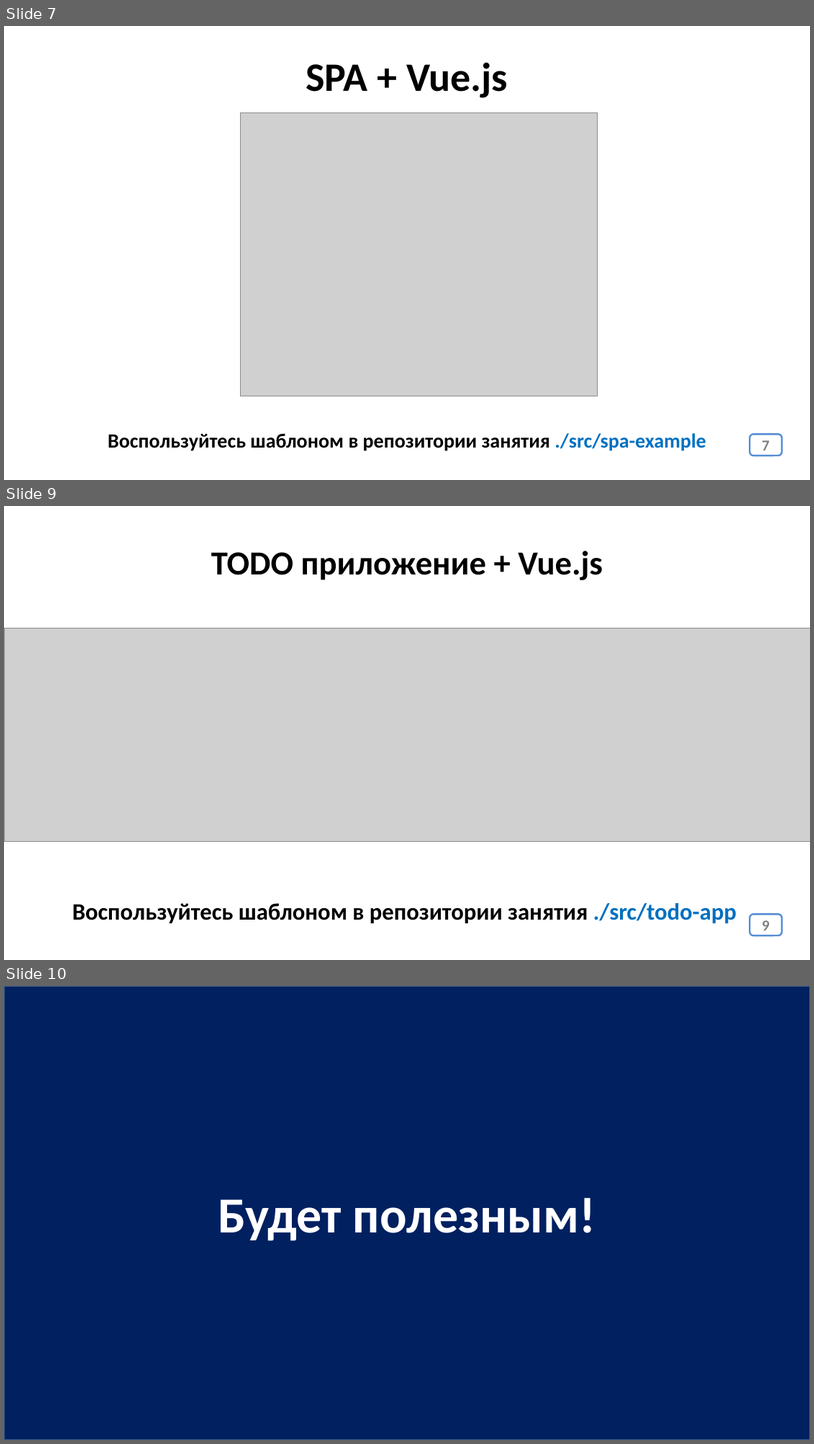
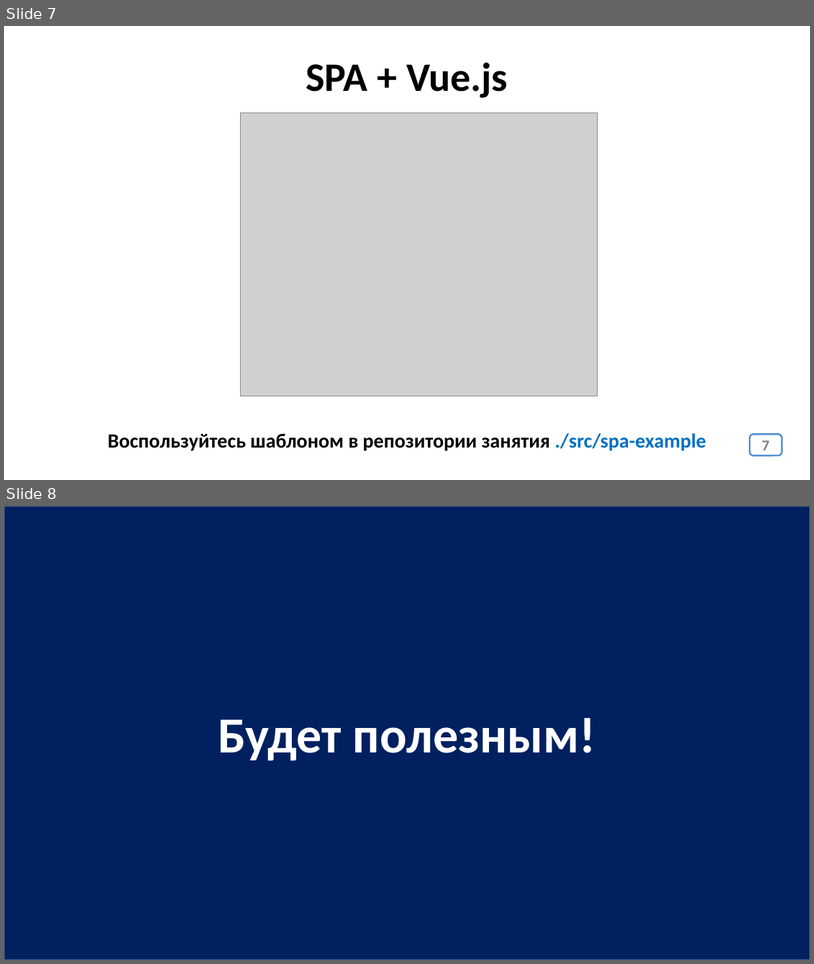
Before and after one commit to js-12-ort-dnipro/lesson10, a slide deck: lesson10.pptx. Shown one above the other, each under a label of ours: slides 7, 9 and 10 before the commit, slides 7 and 8 after it; the slides between them are not shown. The pictures are 814x1444 and 814x964 pixels, drawn with LibreOffice and Linux fonts; fonts in the diff are those of the drawing; grey boxes stand for pictures. Boxes give left, top, right and bottom in pixels: in the first picture for what was removed or moved away, otherwise in the second. Text is boxed around its words. In the diff, an @@ line names an element or a change of style, - is before the commit and + after.

```diff
--- a/lesson10.pptx
+++ b/lesson10.pptx
@@ slide 9 removed at (4,506,810,960), background #FFFFFF @@
@@ text removed at (211,551,603,580) @@
-TODO приложение + Vue.js
@@ picture removed at (4,628,810,841) @@
@@ text removed at (72,903,737,923) @@
-Воспользуйтесь шаблоном в репозитории занятия ./src/todo-app
@@ page number removed at (751,914,782,935) @@
-9
@@ what was slide 10 is now slide 8 @@
```
Also in this commit, not shown: 1 slide changed, 1 other slide removed, 37 other files.
